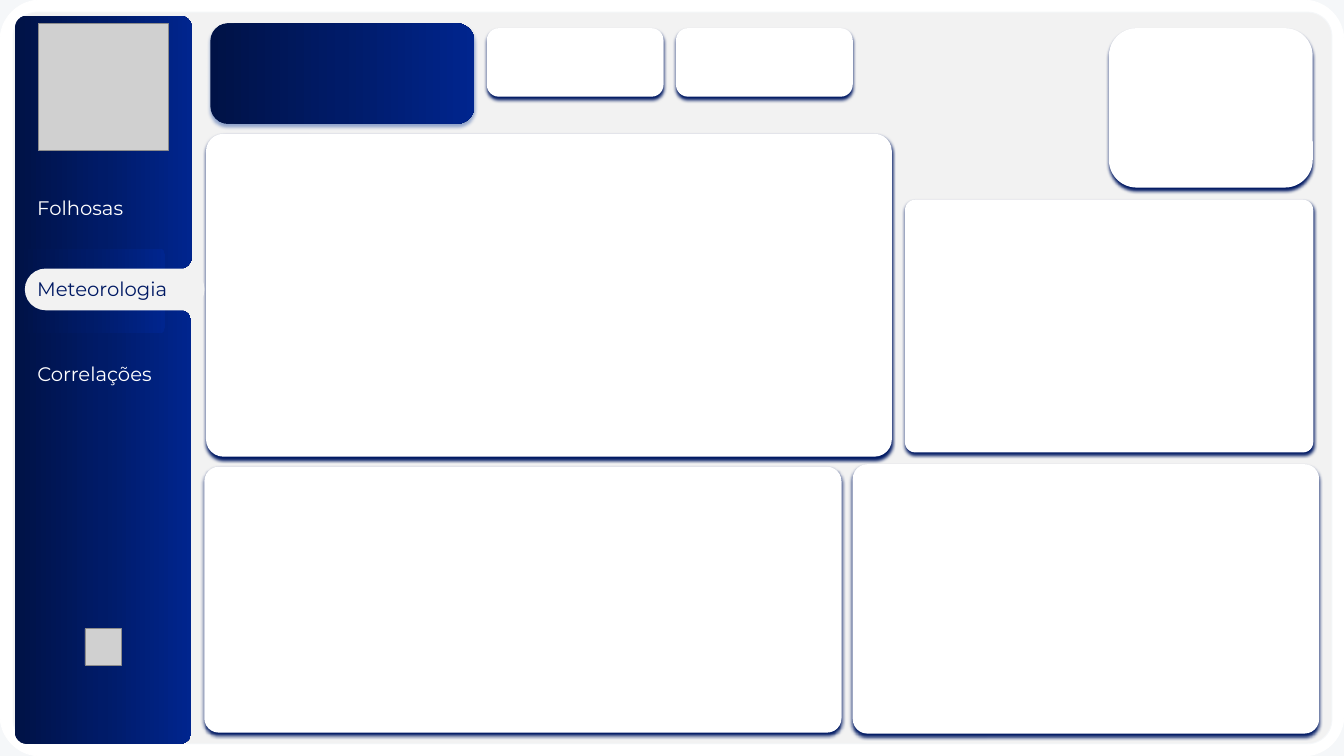
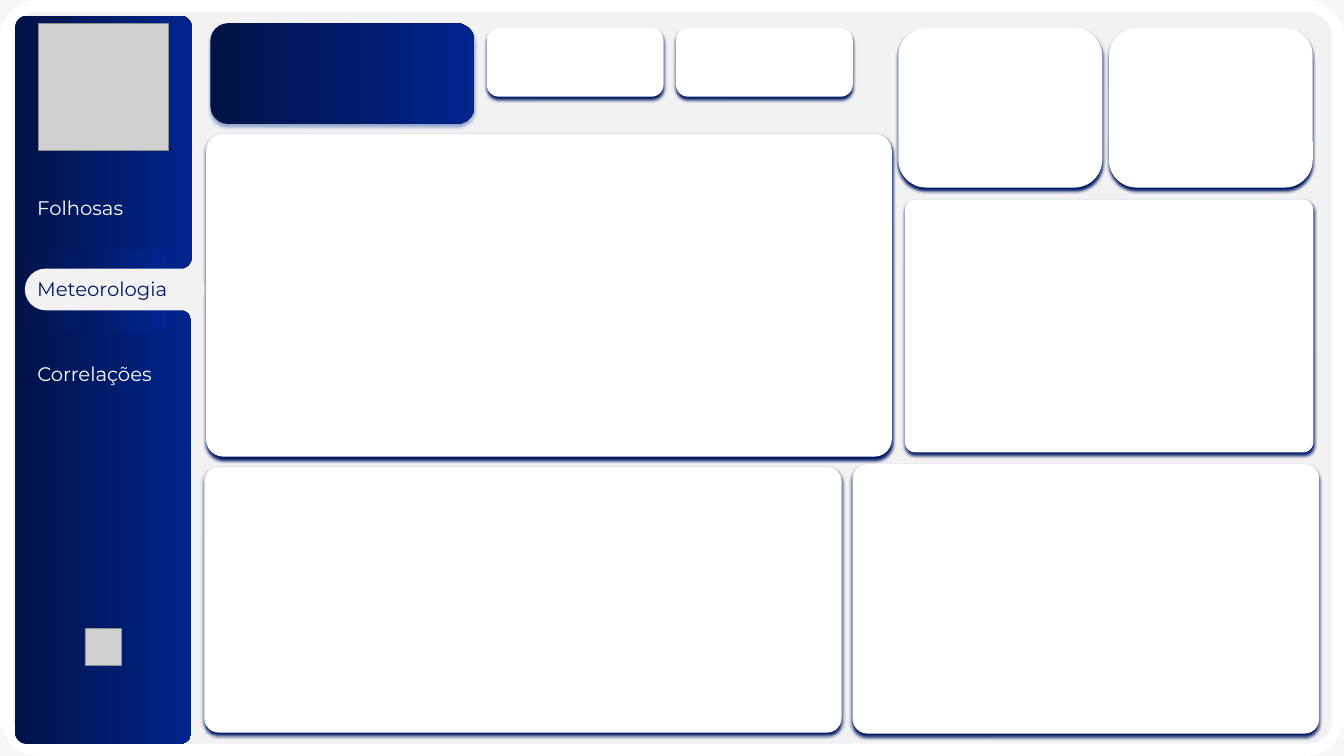
Before and after one commit to caioypaulino/TG-AnaliseDados, a slide deck: slide 3 of Assets/Backgrounds.pptx. Drawn at 1344x756 pixels with LibreOffice and Linux fonts; fonts in the diff are those of the drawing; grey boxes stand for pictures. Boxes give left, top, right and bottom in pixels: in the first picture for what was removed or moved away, otherwise in the second. Text is boxed around its words. In the diff, an @@ line names an element or a change of style, - is before the commit and + after.

```diff
--- a/Assets/Backgrounds.pptx
+++ b/Assets/Backgrounds.pptx
@@ rounded rectangle added at <box>898,28,1103,187</box>, fill #FFFFFF @@
```
Also in this commit, not shown: 5 other files.
